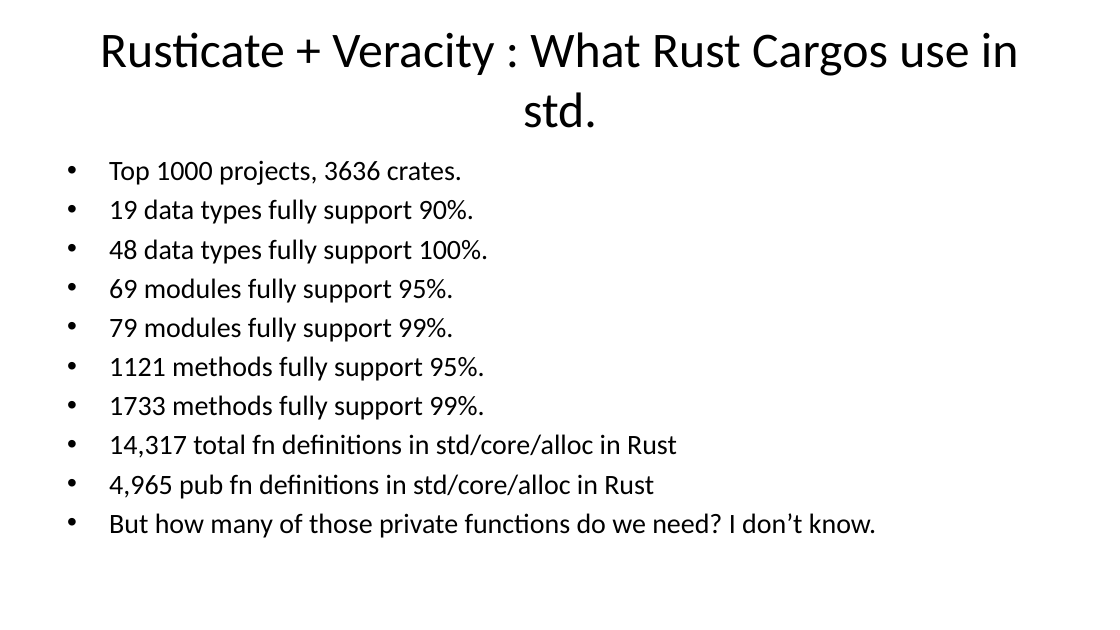
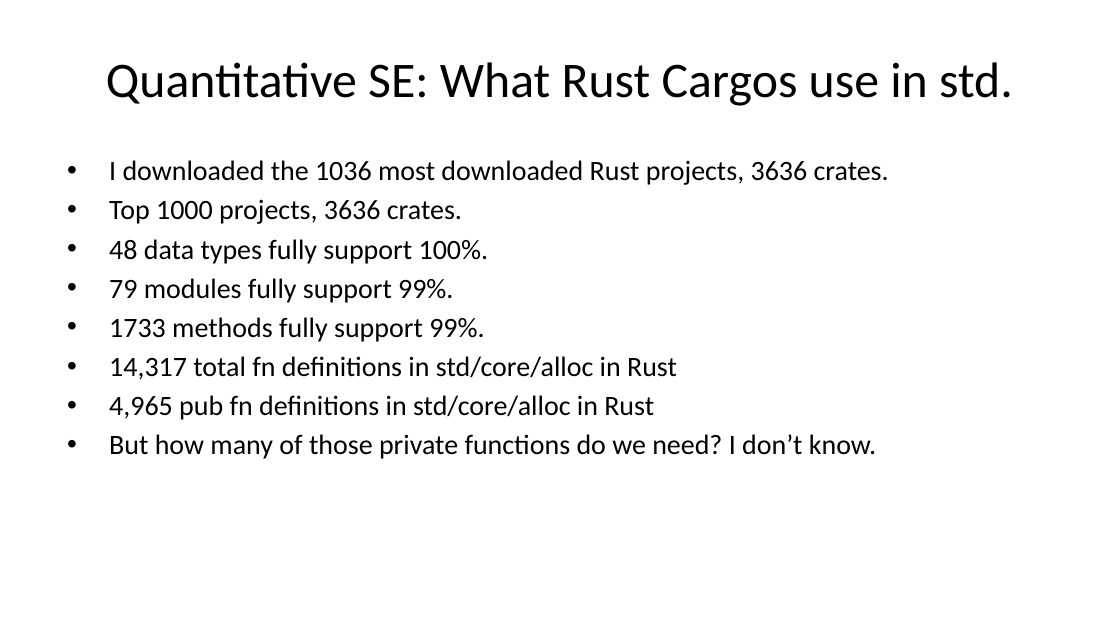
Before and after one commit to briangmilnes/APAS-VERUS, a slide deck: slide 53 of lectures/slidesAWS.pptx (slide 65 before the commit). Drawn at 1120x630 pixels with LibreOffice and Linux fonts; fonts in the diff are those of the drawing. Boxes give left, top, right and bottom in pixels: in the first picture for what was removed or moved away, otherwise in the second. Text is boxed around its words. In the diff, an @@ line names an element or a change of style, - is before the commit and + after.

```diff
--- a/lectures/slidesAWS.pptx
+++ b/lectures/slidesAWS.pptx
@@ title at bbox=[106, 62, 1013, 106]: text changed @@
-Rusticate + Veracity : What Rust Cargos use in std.
+Quantitative SE: What Rust Cargos use in std.
@@ text at bbox=[109, 160, 889, 185]: paragraph added @@
+• I downloaded the 1036 most downloaded Rust projects, 3636 crates.
@@ text at bbox=[109, 199, 474, 224]: paragraph removed @@
-• 19 data types fully support 90%.
@@ text at bbox=[109, 278, 453, 303]: paragraph removed @@
-• 69 modules fully support 95%.
@@ text at bbox=[109, 356, 484, 381]: paragraph removed @@
-• 1121 methods fully support 95%.
```
Also in this commit, not shown: 35 other slides changed, 8 slides added, 41 slides removed, 2 other files.
